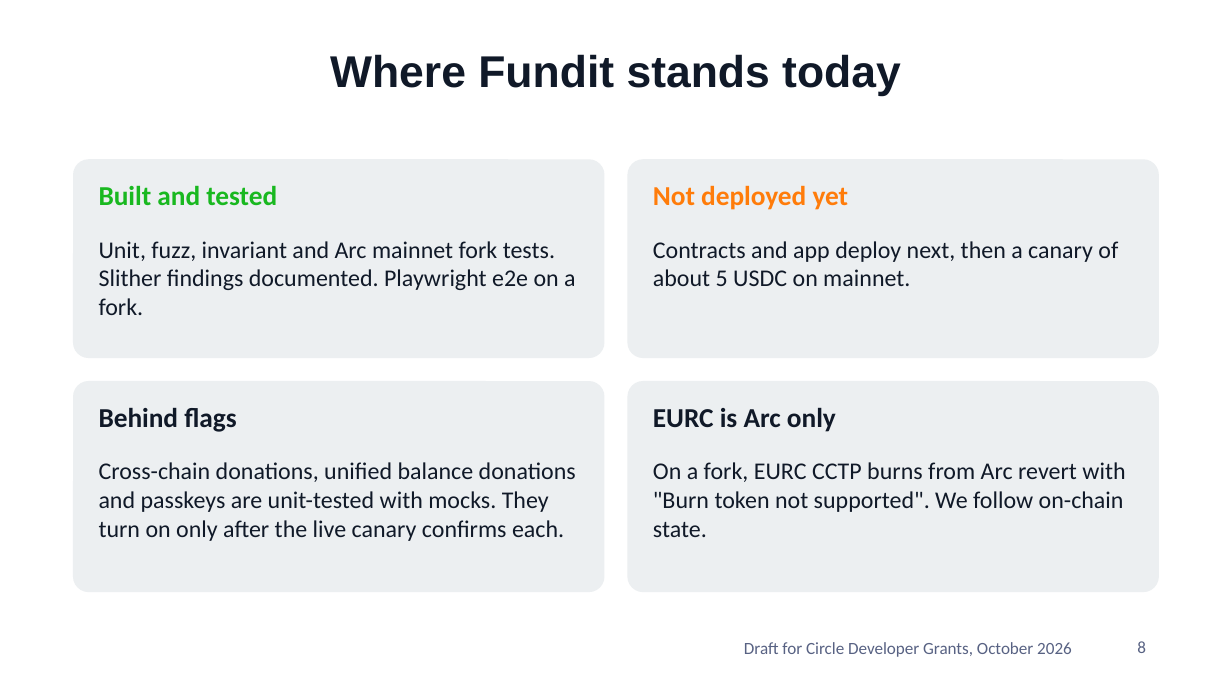
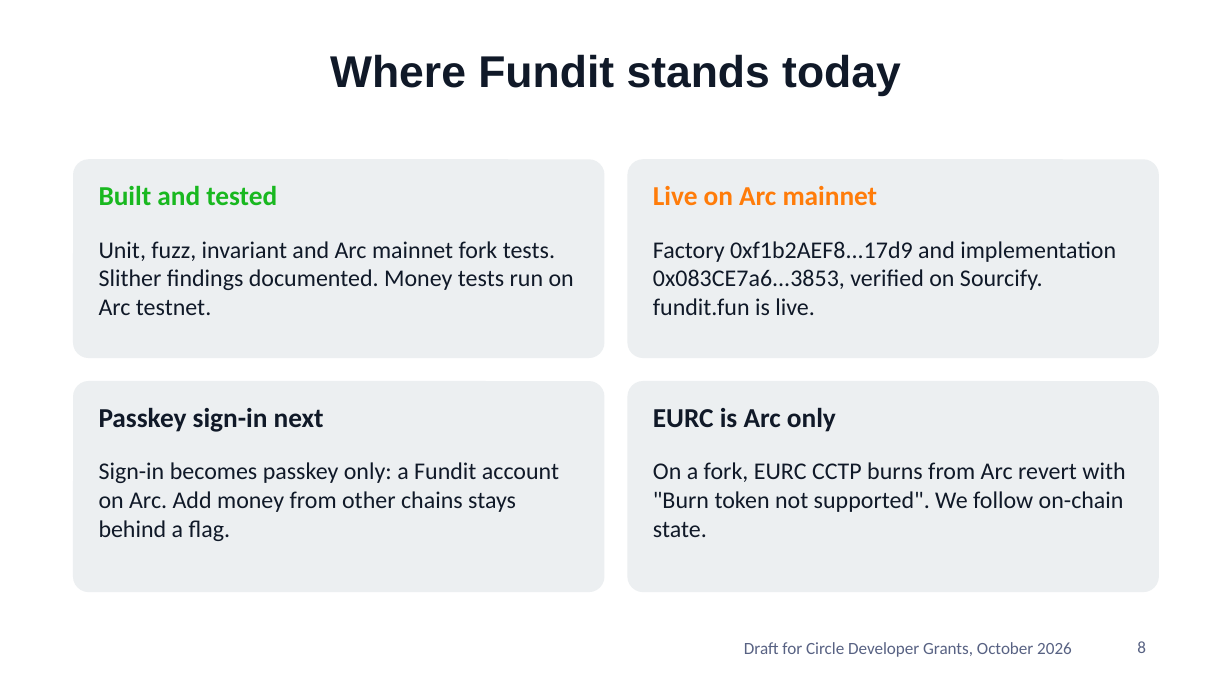
Before and after one commit to xanderslabs/Fundit, a slide deck: slide 8 of docs/fundit-pitch-deck.pptx. Drawn at 1232x693 pixels with LibreOffice and Linux fonts; fonts in the diff are those of the drawing; background and template pictures are left out. Boxes give left, top, right and bottom in pixels: in the first picture for what was removed or moved away, otherwise in the second. Text is boxed around its words. In the diff, an @@ line names an element or a change of style, - is before the commit and + after.

```diff
--- a/docs/fundit-pitch-deck.pptx
+++ b/docs/fundit-pitch-deck.pptx
@@ text at (653,186,878,206): text changed @@
-Not deployed yet
+Live on Arc mainnet
@@ text at (99,241,574,315): text changed @@
-Unit, fuzz, invariant and Arc mainnet fork tests. Slither findings documented. Playwright e2e on a fork.
+Unit, fuzz, invariant and Arc mainnet fork tests. Slither findings documented. Money tests run on Arc testnet.
@@ text at (653,241,1116,315): text changed @@
-Contracts and app deploy next, then a canary of about 5 USDC on mainnet.
+Factory 0xf1b2AEF8...17d9 and implementation 0x083CE7a6...3853, verified on Sourcify. fundit.fun is live.
@@ text at (99,407,324,432): text changed @@
-Behind flags
+Passkey sign-in next
@@ text at (99,462,559,541): text changed @@
-Cross-chain donations, unified balance donations and passkeys are unit-tested with mocks. They turn on only after the live canary confirms each.
+Sign-in becomes passkey only: a Fundit account on Arc. Add money from other chains stays behind a flag.
```
Also in this commit, not shown: 6 other slides changed, 6 other files.
